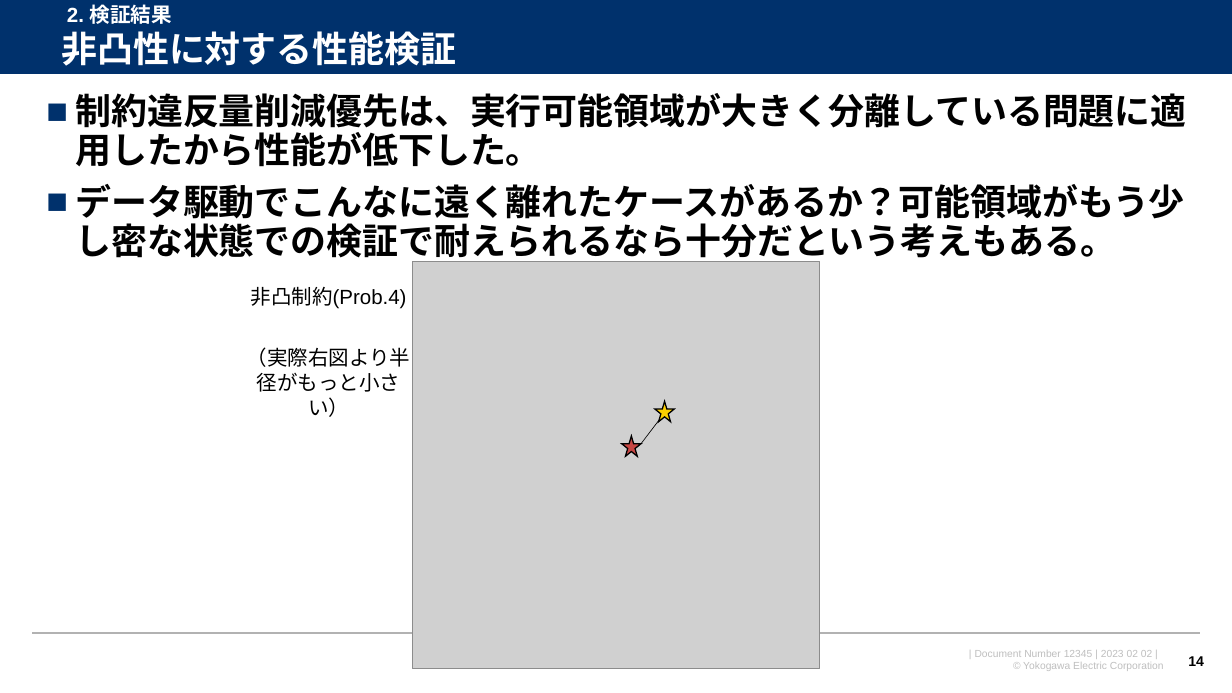
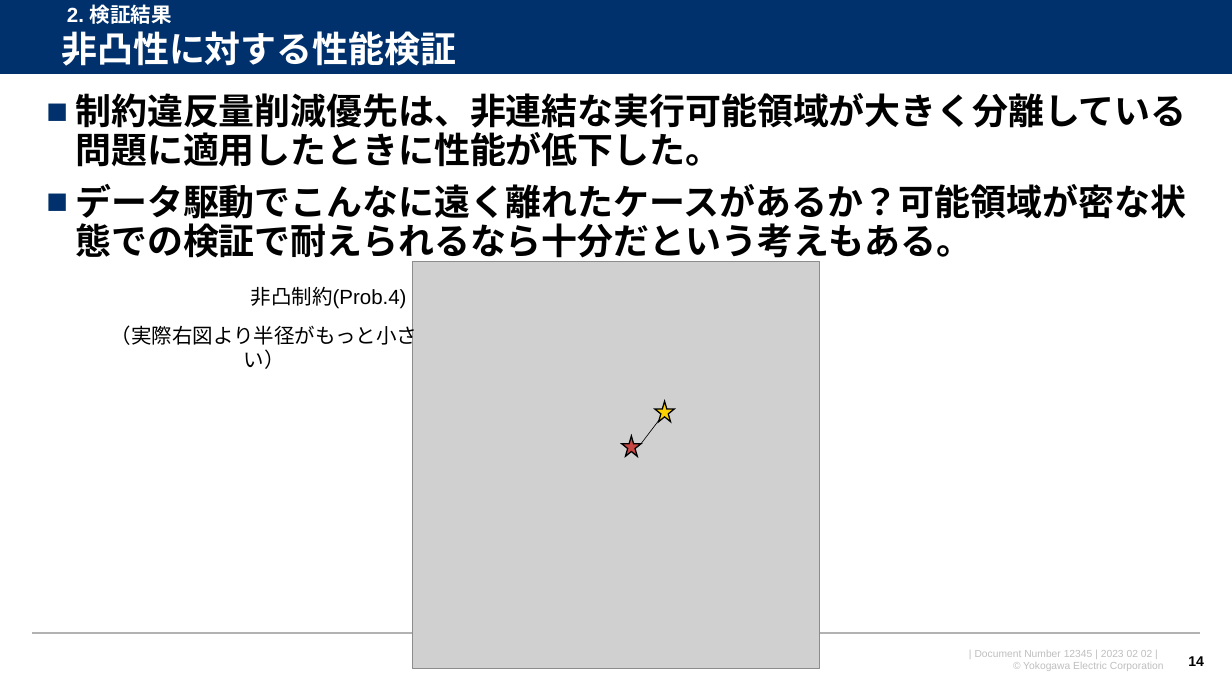
Before and after one commit to watarukumagai-git/opt, a slide deck: slide 14 of opt/230303_データ駆動非線形制約での検証_rev.0.pptx. Drawn at 1232x693 pixels with LibreOffice and Linux fonts; fonts in the diff are those of the drawing; grey boxes stand for pictures; background and template pictures are left out. Boxes give left, top, right and bottom in pixels: in the first picture for what was removed or moved away, otherwise in the second. Text is boxed around its words. In the diff, an @@ line names an element or a change of style, - is before the commit and + after.

```diff
--- a/opt/230303_データ駆動非線形制約での検証_rev.0.pptx
+++ b/opt/230303_データ駆動非線形制約での検証_rev.0.pptx
@@ text at [75, 93, 1186, 263]: text changed @@
-■ 制約違反量削減優先は、実行可能領域が大きく分離している問題に適用したから性能が低下した。
-■ データ駆動でこんなに遠く離れたケースがあるか？可能領域がもう少し密な状態での検証で耐えられるなら十分だという考えもある。
+■ 制約違反量削減優先は、非連結な実行可能領域が大きく分離している問題に適用したときに性能が低下した。
+■ データ駆動でこんなに遠く離れたケースがあるか？可能領域が密な状態での検証で耐えられるなら十分だという考えもある。
@@ text "（実際右図より半径がもっと小さい）" rewrapped from [247, 347, 410, 392] to [111, 323, 417, 349] @@
```
Also in this commit, not shown: 3 other slides changed, 1 slide added.
